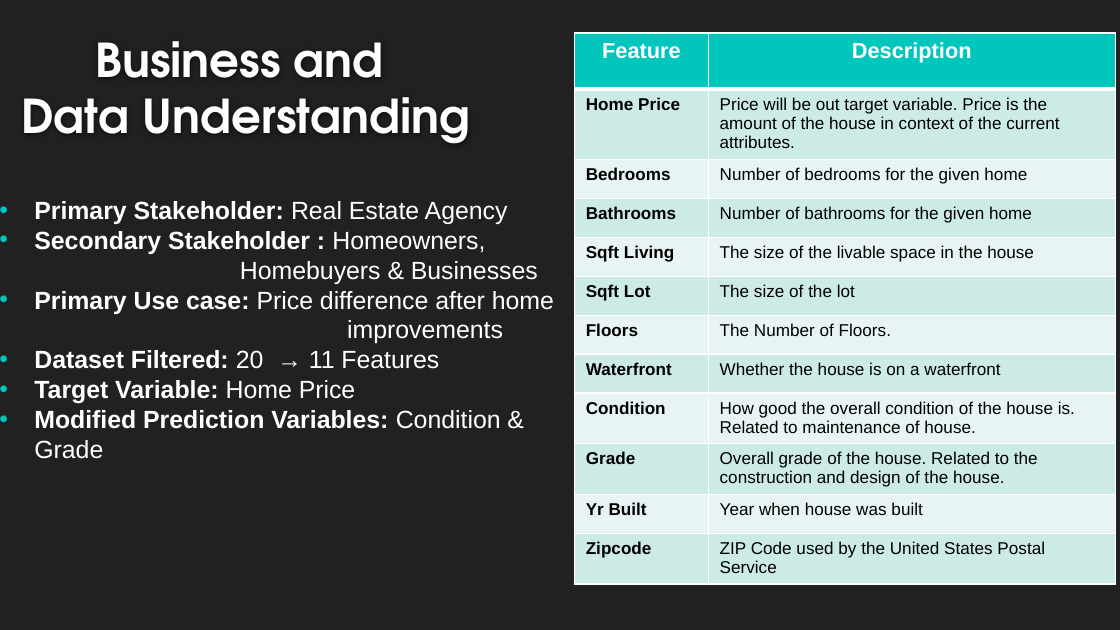
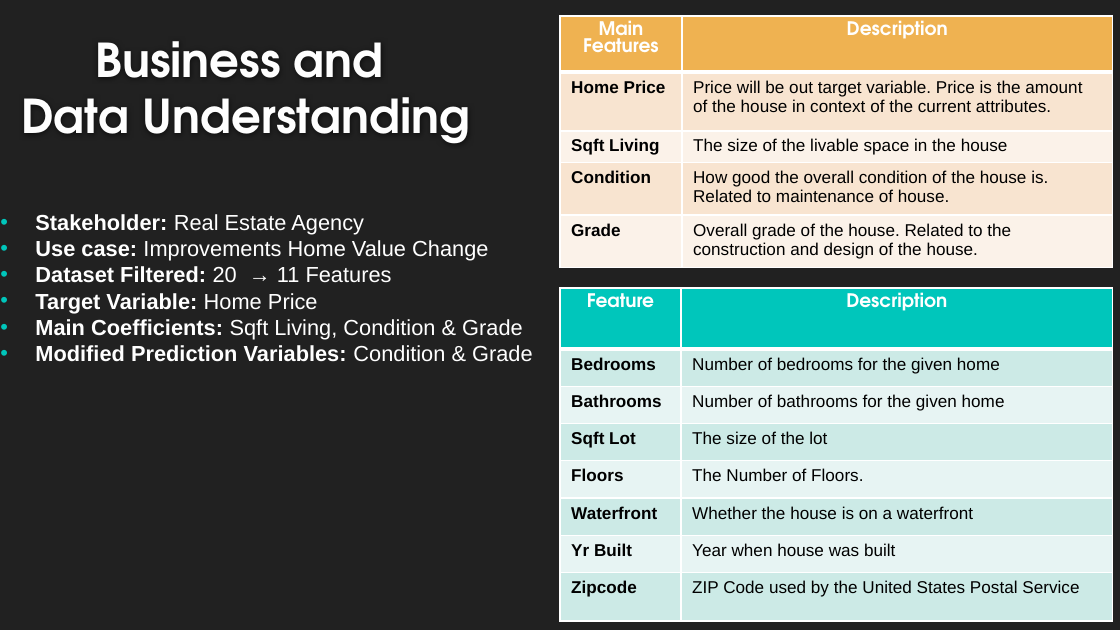
Before and after one commit to Dmvinedata/dsc-phase-2-project-v2-3, a slide deck: slide 4 of Phase2_Project_Presentation_DJackson.pptx. Drawn at 1120x630 pixels with LibreOffice and Linux fonts; fonts in the diff are those of the drawing. Boxes give left, top, right and bottom in pixels: in the first picture for what was removed or moved away, otherwise in the second. Text is boxed around its words. In the diff, an @@ line names an element or a change of style, - is before the commit and + after.

```diff
--- a/Phase2_Project_Presentation_DJackson.pptx
+++ b/Phase2_Project_Presentation_DJackson.pptx
@@ table added at (x1=560, y1=16, x2=1113, y2=267), 5 rows, 2 columns @@
+Main Features | Description
+Home Price | Price will be out target variable. Price is the amount of the house in context of the current attributes.
+Sqft Living | The size of the livable space in the house
+Condition | How good the overall condition of the house is. Related to maintenance of house.
+Grade | Overall grade of the house. Related to the construction and design of the house.
@@ text "Stakeholder: Real Estate Agency" moved from (x1=34, y1=201, x2=554, y2=459) to (x1=35, y1=214, x2=533, y2=362) @@
@@ text at (x1=35, y1=214, x2=488, y2=261): text changed; size 16 to 14 pt @@
-• Primary Stakeholder: Real Estate Agency
-  • Secondary Stakeholder : Homeowners,
-    Homebuyers & Businesses
-• Primary Use case: Price difference after home improvements
+• Stakeholder: Real Estate Agency
+• Use case: Improvements Home Value Change
@@ text at (x1=35, y1=266, x2=533, y2=362): size 16 to 14 pt in "Dataset Filtered: 20 → 11 Features", "Target Variable: Home Price", "Modified Prediction Variables: Condition & Grade"; list level 6 to 1 in "Dataset Filtered: 20 → 11 ..." @@
@@ table at (x1=560, y1=288, x2=1112, y2=620) @@
-row 2: Home Price | Price will be out target variable. Price is the amount of the house in context of the current attributes.
-row 5: Sqft Living | The size of the livable space in the house
-row 9: Condition | How good the overall condition of the house is. Related to maintenance of house.
-row 10: Grade | Overall grade of the house. Related to the construction and design of the house.
@@ table resized from (x1=575, y1=34, x2=1116, y2=597) to (x1=560, y1=288, x2=1112, y2=620) @@
@@ text at (x1=35, y1=319, x2=523, y2=339): paragraph added @@
+• Main Coefficients: Sqft Living, Condition & Grade
```
Also in this commit, not shown: 6 other slides changed, 3 slides added, 2 slides removed, 9 other files.
